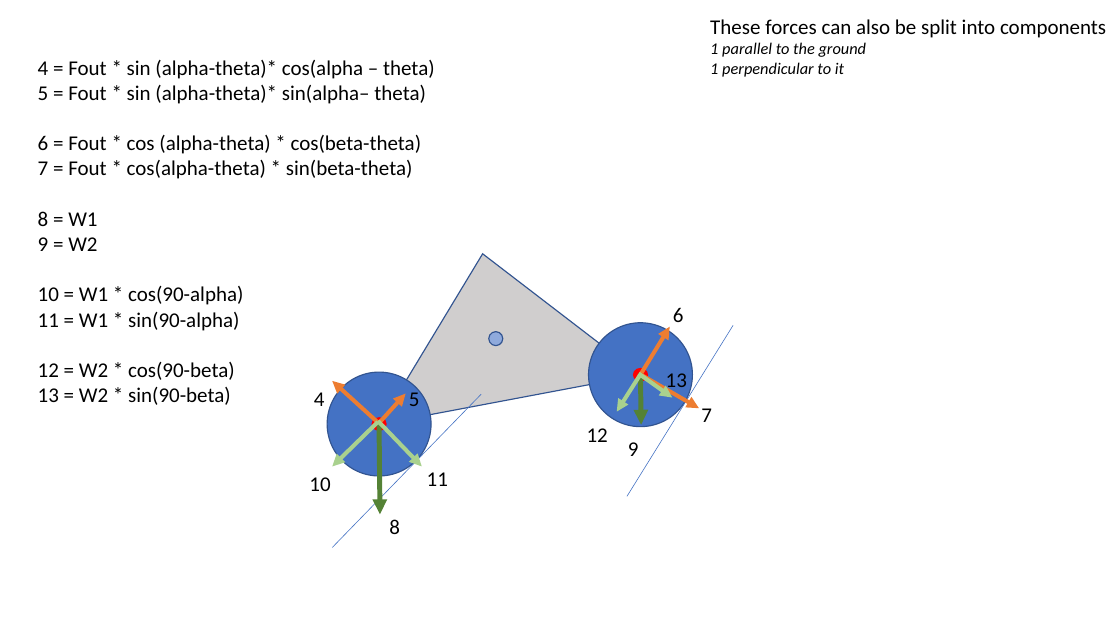
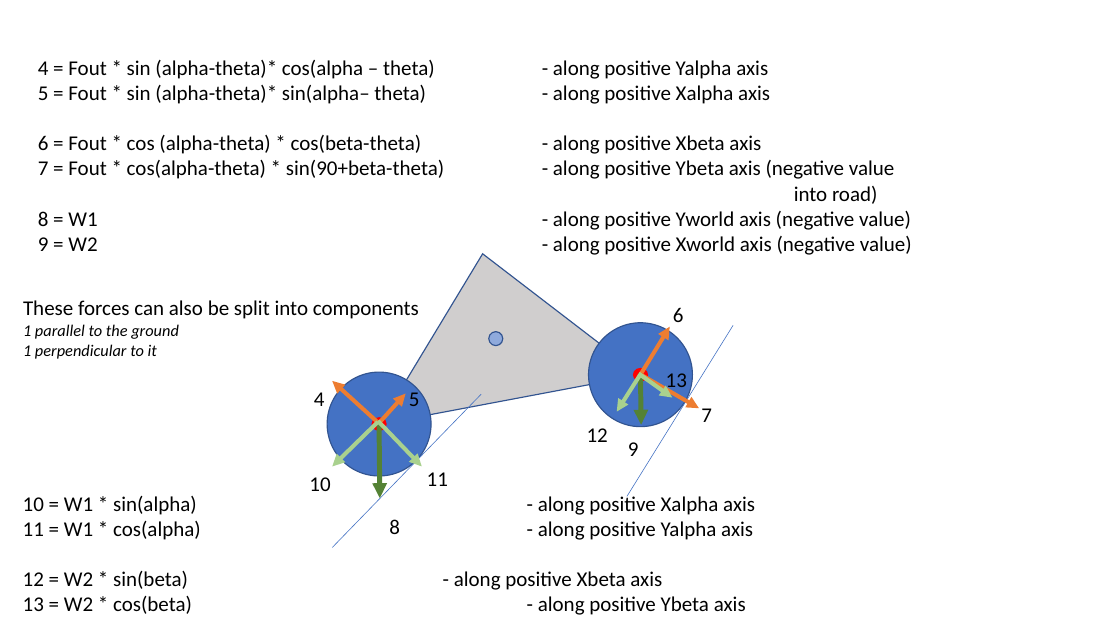
Before and after one commit to rhambleton/drive2d, a slide deck: slide 13 of vehicle forces.pptx. Drawn at 1120x630 pixels with LibreOffice and Linux fonts; fonts in the diff are those of the drawing. Boxes give left, top, right and bottom in pixels: in the first picture for what was removed or moved away, otherwise in the second. Text is boxed around its words. In the diff, an @@ line names an element or a change of style, - is before the commit and + after.

Commit message:
force model design almost complete

```diff
--- a/vehicle forces.pptx
+++ b/vehicle forces.pptx
@@ text at (38, 60, 912, 255): text changed @@
-4 = Fout * sin (alpha-theta)* cos(alpha – theta)
-5 = Fout * sin (alpha-theta)* sin(alpha– theta)
-6 = Fout * cos (alpha-theta) * cos(beta-theta)
-7 = Fout * cos(alpha-theta) * sin(beta-theta)
-8 = W1
-9 = W2
-10 = W1 * cos(90-alpha)
-11 = W1 * sin(90-alpha)
-12 = W2 * cos(90-beta)
-13 = W2 * sin(90-beta)
+4 = Fout * sin (alpha-theta)* cos(alpha – theta) - along positive Yalpha axis
+5 = Fout * sin (alpha-theta)* sin(alpha– theta) - along positive Xalpha axis
+6 = Fout * cos (alpha-theta) * cos(beta-theta) - along positive Xbeta axis
+7 = Fout * cos(alpha-theta) * sin(90+beta-theta) - along positive Ybeta axis (negative value
+into road)
+8 = W1 - along positive Yworld axis (negative value)
+9 = W2 - along positive Xworld axis (negative value)
@@ text "These forces can also be ...": place and size @@
-text "These forces can also be ..." at (710, 19, 1106, 77)
+text "These forces can also be ..." at (23, 300, 419, 359)
@@ arrow moved from (379, 423) - (380, 514) to (379, 423) - (380, 498) @@
@@ text added at (23, 493, 746, 614), 18 pt, text #000000 @@
+10 = W1 * sin(alpha) - along positive Xalpha axis
+11 = W1 * cos(alpha) - along positive Yalpha axis
+12 = W2 * sin(beta) - along positive Xbeta axis
+13 = W2 * cos(beta) - along positive Ybeta axis
```
Also in this commit, not shown: 10 other slides changed, 1 slide added, 1 slide removed.
